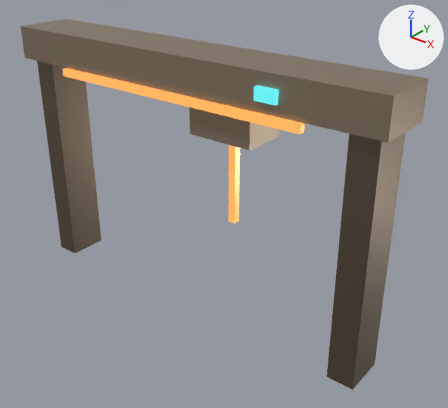
The glTF model public/assets/models/environments/refinery-smelter-gantry-lod1.glb as it was, and as the next commit left it.
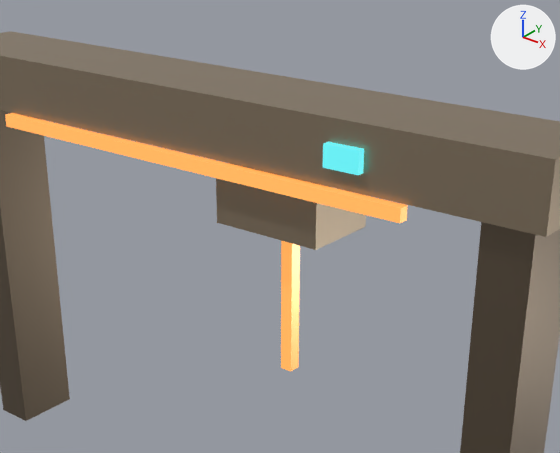
There are two pictures of each version: one whole from a 50 mm lens placed at (5.19, -5.79, 5.3), pointed at (0.41, 0.18, 1.6), one close up on the part from 13% to 89% of the width and 0% to 67% of the height. Lighting does not change. The marker at upper right points along +X, +Y and +Z. The first two pictures are the older version. Where no turn or scale is listed for an object, it has been applied to the vertices.

Before the edit, the objects in view are built like this:
```python
me_cube_1 = bpy.data.meshes.new('cube-1')
me_cube_1.from_pydata(...)  # a box spanning x -0.5..0.5, y -0.5..0.5, z -0.5..0.5
me_cube_1.materials.append(mat_refinery_shell)  # beige #a6957e
me_cube_2 = bpy.data.meshes.new('cube-2')
me_cube_2.from_pydata(...)  # a box spanning x -0.5..0.5, y -0.5..0.5, z -0.5..0.5
me_cube_2.materials.append(mat_refinery_hazard_emissive)  # orange #c28950, glowing orange #f9a250
ob_refinery_smelter_gantry_beam = bpy.data.objects.new('refinery-smelter-gantry-beam', me_cube_1)
ob_refinery_smelter_gantry_beam.parent = ob_environment_root
ob_refinery_smelter_gantry_beam.location = (0.0, 0.0, 3.46)
ob_refinery_smelter_gantry_beam.scale = (5.8, 0.82, 0.46)
ob_refinery_smelter_gantry_drop_line = bpy.data.objects.new('refinery-smelter-gantry-drop-line', me_cube_2)
ob_refinery_smelter_gantry_drop_line.parent = ob_environment_root
ob_refinery_smelter_gantry_drop_line.location = (0.72, 0.0, 2.15)
ob_refinery_smelter_gantry_drop_line.scale = (0.1, 0.1, 1.28)
ob_refinery_smelter_gantry_hazard = bpy.data.objects.new('refinery-smelter-gantry-hazard', me_cube_2)
ob_refinery_smelter_gantry_hazard.parent = ob_environment_root
ob_refinery_smelter_gantry_hazard.location = (0.0, -0.43, 3.17)
ob_refinery_smelter_gantry_hazard.scale = (3.9, 0.08, 0.1)
# also in view: 'refinery-smelter-gantry-right' at (2.6, 0.0, 1.78); 'refinery-smelter-gantry-status' at (1.48, -0.44, 3.45); 'refinery-smelter-gantry-left' at (-2.6, 0.0, 1.78); 'refinery-smelter-gantry-carriage' at (0.72, 0.0, 2.92)
```
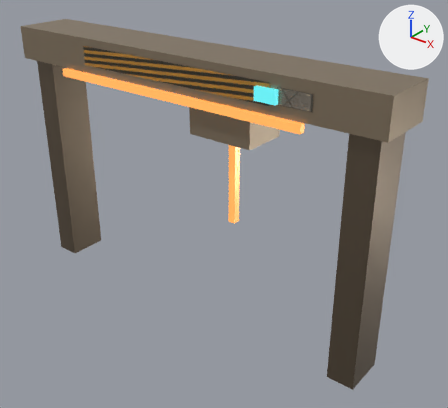
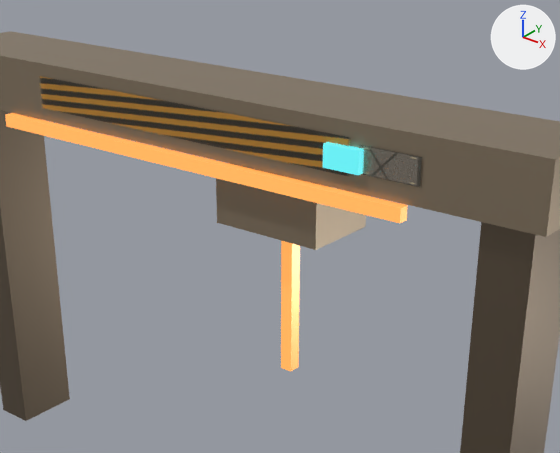
What the commit changed:
Picture 'p28-b5-refinery-decal-atlas' (img_p28_b5_refinery_decal_atlas) is new.
Material 'refinery-detail-atlas' (mat_refinery_detail_atlas) is new.
Uses the picture img_p28_b5_refinery_decal_atlas.
Mesh me_p28_b5_refinery_detail_atlas is new.
It has 8 vertices, 4 faces and spans x -1.68..2.13, y -0.42, z 3.32..3.6.
It uses material mat_refinery_detail_atlas.
Object 'p28-b5-refinery-detail-atlas-gantry' (ob_p28_b5_refinery_detail_atlas_gantry) is new; it shows me_p28_b5_refinery_detail_atlas.
Its location is (0.0, 0.0, 0.0).

Pixel boxes [x1, y1, x2, y2] of what changed, in the close-ups (560 x 453 px):
'p28-b5-refinery-detail-atlas-gantry', added: after [40, 76, 422, 187]
